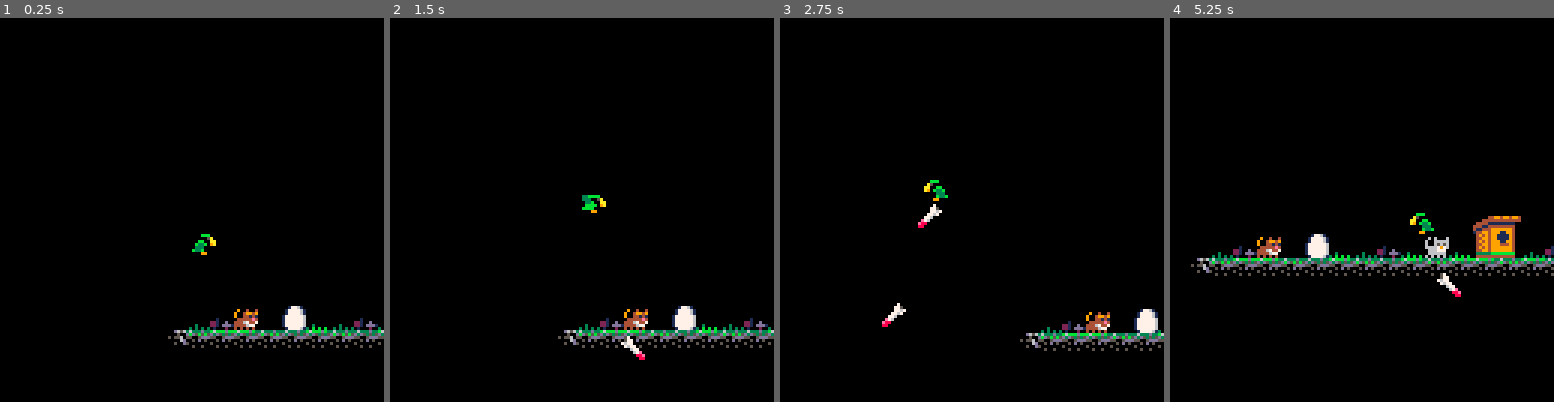
Above: before the commit, frames 1-4 (left to right).
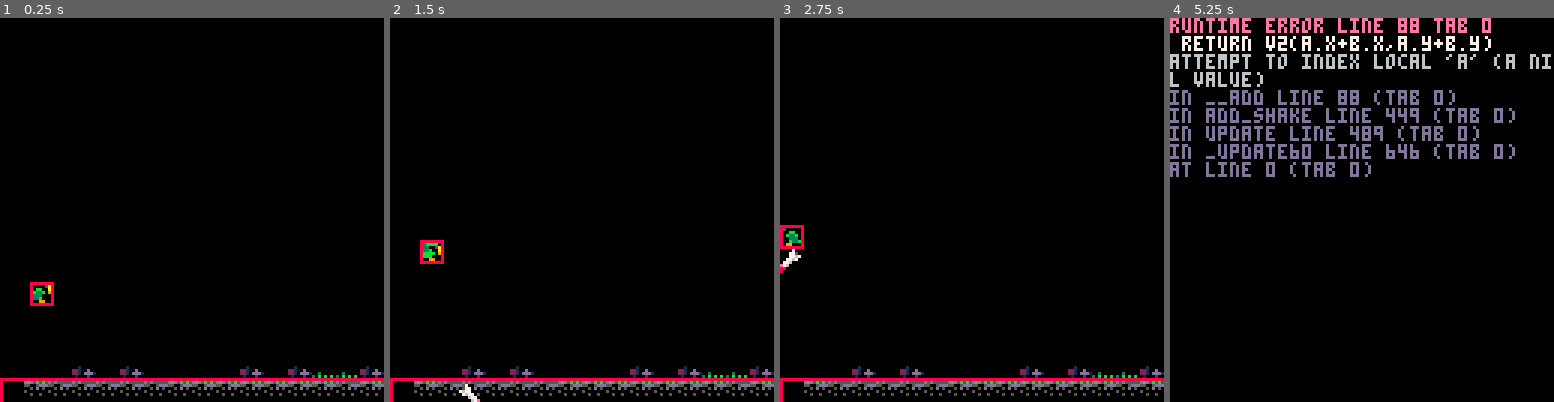
Above: after the commit, the same moments.

Repository: wesen/carts
Game: PICO-8 cartridge games/bird-bomber/bird-bomber.p8
Same seed, same stepped clock (60 frames per second), same inputs: the game is played once before the commit and once after it.
Inputs:
- Up to frame 1 (0.25 s): no input
- Up to frame 2 (1.5 s): tap O (Z key) at 0.33, 0.7, 1.43 s; tap X (X key) at 1.07 s
- Up to frame 3 (2.75 s): hold Left 1.97-2.37 s; tap X (X key) at 2.07, 2.4, 2.73 s; tap O (Z key) at 2.22 s; hold Down from 2.42 s (still down)
- Up to frame 4 (5.25 s): release Down at 2.82 s; hold Right 2.87-3.53 s; tap X (X key) every 0.33 s from 3.07 to 5.07 s; tap O (Z key) at 3.1, 3.98, 4.87 s; hold Up 3.58-4.08 s; hold Right 4.13-4.53 s; hold Down 4.58-5.08 s; hold Left from 5.13 s (still down)

The runs differ from the first frame. In frame 1, 5.9% of the frame differs, in the area x 0-100%, y 56-100%; in frame 2, 6.2%; in frame 3, 5.7%; in frame 4, 15%, in the area x 0-100%, y 0-73%.
Error after the commit: runtime error line 88 tab 0; return v2(a.x+b.x,a.y+b.y); attempt to index local 'a' (a nil value)

Commit message:
Add island generation

Diff:
--- a/games/bird-bomber/bird-bomber.p8
+++ b/games/bird-bomber/bird-bomber.p8
@@ -180,6 +180,7 @@
 glb_dt=0
 glb_lasttime=time()
 glb_crs={}
+glb_particles={}
 
 glb_player=nil
 
@@ -308,14 +309,27 @@
 glb_level=nil
 
 cls_level=class(function(self)
+ self.length=80
+ self.environment={}
+ add(self.environment,cls_island.init(self.length))
 end)
 
 function cls_level:draw()
- map(0,0,0,0,32,16)
+ for _,env in pairs(self.environment) do
+  env:draw()
+ end
 end
 
 function solid_at_offset(bbox,x,y)
- if (bbox.aay+y<0) return true
+ if (bbox.aay+y>120 or
+     bbox.aay+y<-64 or
+     bbox.aax+x<0 or
+     bbox.aax+x>glb_level.length*8) then
+  return true
+ end
+ for _,env in pairs(glb_level.environment) do
+  if (do_bboxes_collide_offset(bbox,env,x,y)) return true
+ end
  return false
 end
 
@@ -336,6 +350,7 @@
  palt(7,true)
  spr(self.spr,self.x,self.y,1,1,not self.fliph,self.flipv)
  palt()
+ rect(self.aax,self.aay,self.bbx,self.bby,8)
 end
 
 function cls_player:update()
@@ -426,6 +441,8 @@
  if (b.aax>p.x) self.x-=min(b.aax-p.x,4)
  if (b.bby<p.y) self.y+=min(p.y-b.bby,4)
  if (b.aay>p.y) self.y-=min(b.aay-p.y,4)
+ self.x=mid(64,self.x,glb_level.length*8-64)
+ self.y=mid(-64+64,self.y,128-64)
  self:update_shake()
 end
 
@@ -549,6 +566,26 @@
 end
 
 
+cls_island=class(function(self,length)
+ self.tiles_top={}
+ self.tiles={}
+ for i=1,length do
+  add(self.tiles,rnd_elt({102,103,104,105,106}))
+  add(self.tiles_top,rnd_elt({86,87,88,89,90}))
+ end
+ self.aax=0
+ self.aay=120
+ self.bbx=length*8
+ self.bby=128
+end)
+
+function cls_island:draw()
+ for i=1,#self.tiles do
+  spr(self.tiles[i],i*8,120)
+  spr(self.tiles_top[i],i*8,120-8)
+ end
+ rect(self.aax,self.aay,self.bbx,self.bby,8)
+end
 
 cls_button=class(function(self,btn_nr,max_hold_time)
  self.btn_nr=btn_nr
@@ -678,7 +715,7 @@
 0000000000000000000000000000000000000000000000000000000000000000000000000000000000000000000000000000000000000000000000000000000000000000000000000000000000000000000000000000000000000000000000000000000000000000000000000000000000000000000000000000000000000000
 0000000000000000000000000000000000000000000000000000000000000000000000000000000000000000000000000000000000000000000000000000000000000000000000000000000000000000000000000000000000000000000000000000000000000000000000000000000000000000000000000000000000000000
 0000000000000000000000000000000000000000000000000000000000000000000000000000000000000000000000000000000000000000000000000000000000000000000000000000000000000000000000000000000000000000000000000000000000000000000000000000000000000000000000000000000000000000
-0000000000000000000000000000000000000000000000000000000000000000000000000000000000000000000000000000000000000000000000000000000000000000000000000000000000000000000000000000000000000000000000000000000000000000000000000000000000000000000000000000000000000000
+0000005a00000000000000000000000000000000000000000000000000000000000000000000000000000000000000000000000000000000000000000000000000000000000000000000000000000000000000000000000000000000000000000000000000000000000000000000000000000000000000000000000000000000
 0000000000000000000000000000000000000000000000000000000000000000000000000000000000000000000000000000000000000000000000000000000000000000000000000000000000000000000000000000000000000000000000000000000000000000000000000000000000000000000000000000000000000000
 0000000000000000000000000000000000000000000000000000000000000000000000000000000000000000000000000000000000000000000000000000000000000000000000000000000000000000000000000000000000000000000000000000000000000000000000000000000000000000000000000000000000000000
 0000000000000000000000000000000000000000000000000000000000000000000000000000000000000000000000000000000000000000000000000000000000000000000000000000000000000000000000000000000000000000000000000000000000000000000000000000000000000000000000000000000000000000
--- a/games/bird-bomber/camera.lua
+++ b/games/bird-bomber/camera.lua
@@ -35,6 +35,8 @@
  if (b.aax>p.x) self.x-=min(b.aax-p.x,4)
  if (b.bby<p.y) self.y+=min(p.y-b.bby,4)
  if (b.aay>p.y) self.y-=min(b.aay-p.y,4)
+ self.x=mid(64,self.x,glb_level.length*8-64)
+ self.y=mid(-64+64,self.y,128-64)
  self:update_shake()
 end
 
--- a/games/bird-bomber/environment.lua
+++ b/games/bird-bomber/environment.lua
@@ -0,0 +1,20 @@
+cls_island=class(function(self,length)
+ self.tiles_top={}
+ self.tiles={}
+ for i=1,length do
+  add(self.tiles,rnd_elt({102,103,104,105,106}))
+  add(self.tiles_top,rnd_elt({86,87,88,89,90}))
+ end
+ self.aax=0
+ self.aay=120
+ self.bbx=length*8
+ self.bby=128
+end)
+
+function cls_island:draw()
+ for i=1,#self.tiles do
+  spr(self.tiles[i],i*8,120)
+  spr(self.tiles_top[i],i*8,120-8)
+ end
+ rect(self.aax,self.aay,self.bbx,self.bby,8)
+end
--- a/games/bird-bomber/globals.lua
+++ b/games/bird-bomber/globals.lua
@@ -2,6 +2,7 @@
 glb_dt=0
 glb_lasttime=time()
 glb_crs={}
+glb_particles={}
 
 glb_player=nil
 
--- a/games/bird-bomber/level.lua
+++ b/games/bird-bomber/level.lua
@@ -1,13 +1,26 @@
 glb_level=nil
 
 cls_level=class(function(self)
+ self.length=80
+ self.environment={}
+ add(self.environment,cls_island.init(self.length))
 end)
 
 function cls_level:draw()
- map(0,0,0,0,32,16)
+ for _,env in pairs(self.environment) do
+  env:draw()
+ end
 end
 
 function solid_at_offset(bbox,x,y)
- if (bbox.aay+y<0) return true
+ if (bbox.aay+y>120 or
+     bbox.aay+y<-64 or
+     bbox.aax+x<0 or
+     bbox.aax+x>glb_level.length*8) then
+  return true
+ end
+ for _,env in pairs(glb_level.environment) do
+  if (do_bboxes_collide_offset(bbox,env,x,y)) return true
+ end
  return false
 end
--- a/games/bird-bomber/player.lua
+++ b/games/bird-bomber/player.lua
@@ -15,6 +15,7 @@
  palt(7,true)
  spr(self.spr,self.x,self.y,1,1,not self.fliph,self.flipv)
  palt()
+ rect(self.aax,self.aay,self.bbx,self.bby,8)
 end
 
 function cls_player:update()
